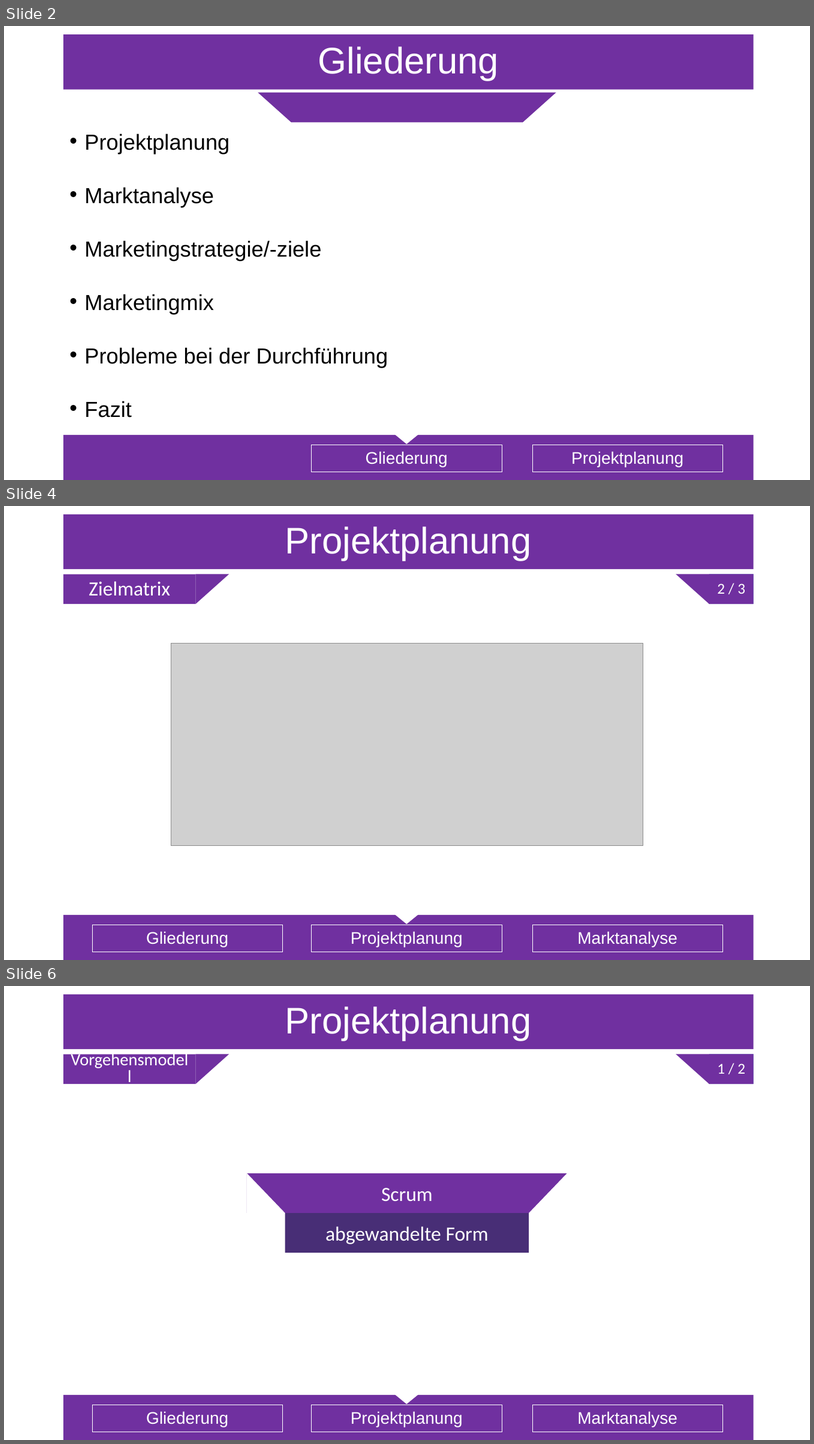
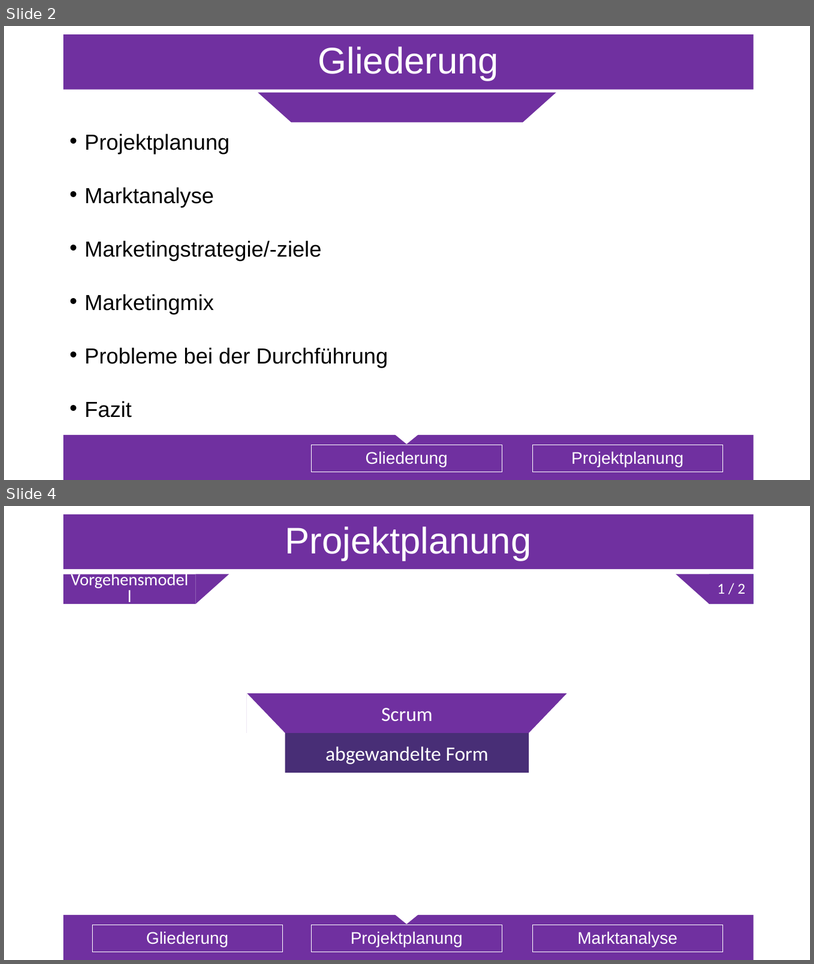
Before and after one commit to Sl0thking/mp_gproz_scrumiverse, a slide deck: 5_Präsentation/Projektpräsentation.pptx. Shown one above the other, each under a label of ours: slides 2, 4 and 6 before the commit, slides 2 and 4 after it; the slides between them are not shown. The pictures are 814x1444 and 814x964 pixels, drawn with LibreOffice and Linux fonts; fonts in the diff are those of the drawing; grey boxes stand for pictures. Boxes give left, top, right and bottom in pixels: in the first picture for what was removed or moved away, otherwise in the second. Text is boxed around its words. In the diff, an @@ line names an element or a change of style, - is before the commit and + after.

```diff
--- a/5_Präsentation/Projektpräsentation.pptx
+++ b/5_Präsentation/Projektpräsentation.pptx
@@ slide 4 removed at (x1=4, y1=506, x2=810, y2=960), background #FFFFFF; not listed: 5 template elements that a slide beside it also shows @@
@@ title removed at (x1=63, y1=514, x2=753, y2=570) @@
-Projektplanung
@@ text removed at (x1=63, y1=574, x2=195, y2=604) @@
-Zielmatrix
@@ text removed at (x1=710, y1=574, x2=754, y2=604) @@
-2 / 3
@@ picture removed at (x1=171, y1=643, x2=644, y2=846) @@
@@ text removed at (x1=92, y1=925, x2=283, y2=951) @@
-Gliederung
@@ text removed at (x1=312, y1=925, x2=503, y2=951) @@
-Projektplanung
@@ text removed at (x1=533, y1=925, x2=723, y2=951) @@
-Marktanalyse
@@ what was slide 6 is now slide 4 @@
```
Also in this commit, not shown: 4 slides changed, 2 other slides removed.
